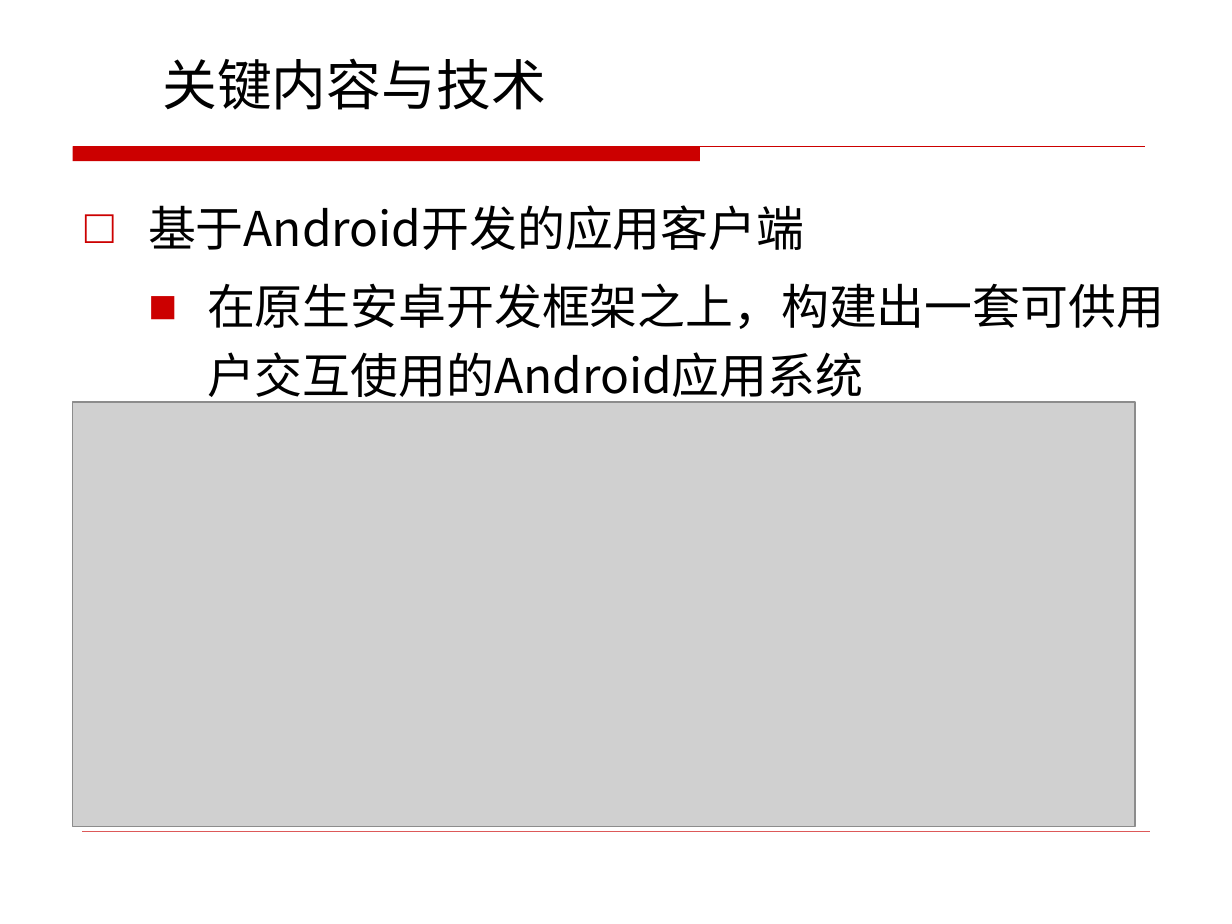
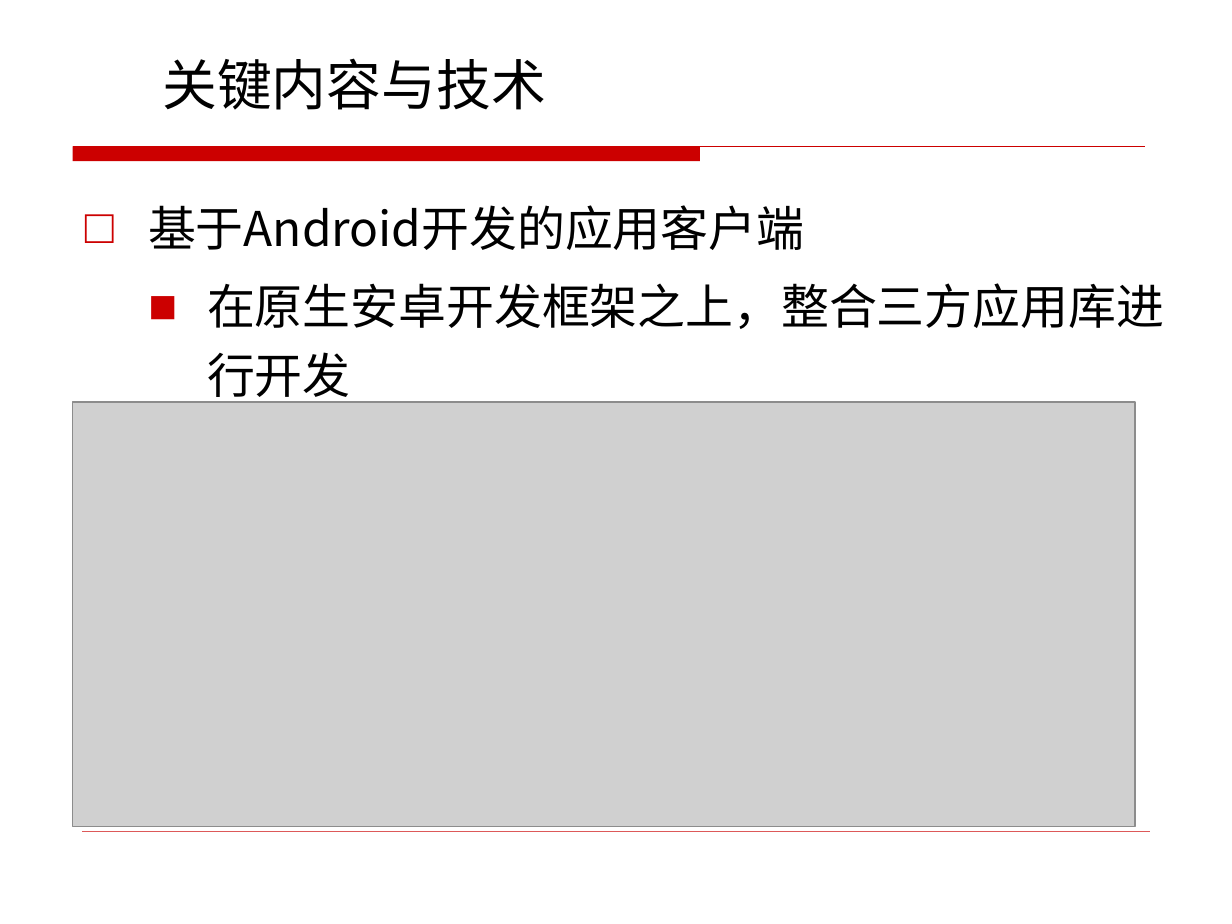
Before and after one commit to bensaku/ikun-home, a slide deck: slide 5 of 毕业设计/2021215239-王珂-软件学院本科毕业设计汇报检查PPT（第1次）.pptx. Drawn at 1232x924 pixels with LibreOffice and Linux fonts; fonts in the diff are those of the drawing; grey boxes stand for pictures; background and template pictures are left out. Boxes give left, top, right and bottom in pixels: in the first picture for what was removed or moved away, otherwise in the second. Text is boxed around its words. In the diff, an @@ line names an element or a change of style, - is before the commit and + after.

```diff
--- a/毕业设计/2021215239-王珂-软件学院本科毕业设计汇报检查PPT（第1次）.pptx
+++ b/毕业设计/2021215239-王珂-软件学院本科毕业设计汇报检查PPT（第1次）.pptx
@@ text at [207, 283, 1164, 405]: text changed @@
-  ■ 在原生安卓开发框架之上，构建出一套可供用户交互使用的Android应用系统
+  ■ 在原生安卓开发框架之上，整合三方应用库进行开发
```
Also in this commit, not shown: 1 other slide changed.
